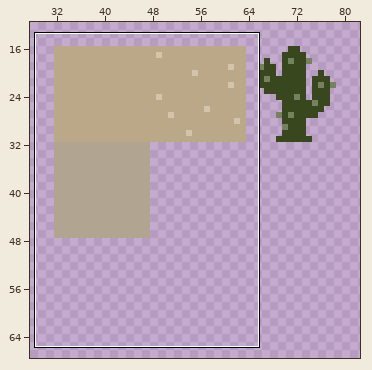
Two states of a pixel-art file, Assets/Resources/Model/Animation/Map2.aseprite. Above, an overview of the earlier version with the close-up marked.
Close-up. As it was:
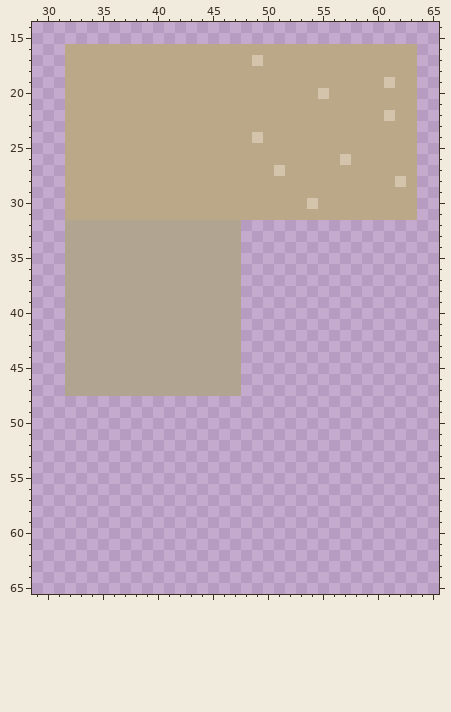
104x70 pixels, 1 frame. Shown: x 29..65, y 14..65. The wide view leaves out empty margins.
After the commit:
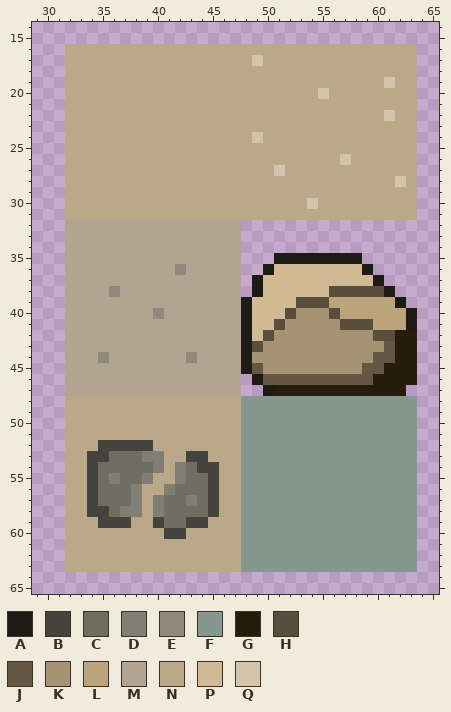
Palette (. is transparent): A #1e1b17  B #44433d  C #6f6e63  D #807f73  E #90887c  F #849890  G #261c0c  H #594d3b  J #645844  K #a69373  L #bba37b  M #b1a591  N #bba889  P #d1ba93  Q #d3c4ab
Edits made:
Colour A now appears in row 35 at x 51 to 58; in row 36 at x 50 and 59; in row 37 at x 49 and 60; in row 38 at x 49 and 61; in row 39 at x 48 and 62; in rows 40 to 41 at x 48 and 63.
Colour A now appears in rows 42 to 45 at x 48; in row 46 at x 49; in row 47 at x 50.
Colour B now appears in row 52 at x 35 to 39; in row 53 at x 34 to 35 and 43 to 44; in row 54 at x 34 and 44 to 45; in rows 55 to 57 at x 34 and 45; in row 58 at x 34 to 35 and 45; in row 59 at x 35 to 37, 40 and 43 to 44.
Colour B now appears in row 60 at x 41 to 42.
Colour C now appears in row 53 at x 36 to 38; in row 54 at x 35 to 39 and 43; in row 55 at x 35, 37 to 38 and 43 to 44; in row 56 at x 35 to 37 and 42 to 44; in row 57 at x 35 to 37, 41 to 42 and 44; in row 58 at x 36 and 41 to 44.
Colour C now appears in row 59 at x 41 to 42.
Colour D now appears in row 53 at x 39 to 40; in row 54 at x 40 and 42; in row 55 at x 36, 39 and 42; in row 56 at x 38 and 41; in row 57 at x 38, 40 and 43; in row 58 at x 37 to 38 and 40.
The author changed colour M to colour E in row 36 at x 42; in row 38 at x 36; in row 40 at x 40; in row 44 at x 35 and 43.
Colour F now appears in rows 48 to 63 at x 48 to 63.
Colour G now appears in rows 42 to 44 at x 62 to 63; in row 45 at x 61 to 63; in row 46 at x 60 to 63; in row 47 at x 51 to 62.
Colour H now appears in row 38 at x 56 to 60; in row 39 at x 53 to 55; in row 40 at x 52 and 56; in row 41 at x 51 and 57 to 59; in row 42 at x 50 and 60 to 61; in row 43 at x 49.
Colour J now appears in row 43 at x 61; in row 44 at x 60 to 61; in row 45 at x 49 and 59 to 60; in row 46 at x 50 to 59.
Colour K now appears in row 40 at x 53 to 55; in row 41 at x 52 to 56; in row 42 at x 51 to 59; in row 43 at x 50 to 60; in row 44 at x 49 to 59; in row 45 at x 50 to 58.
Colour L now appears in row 39 at x 56 to 61; in row 40 at x 57 to 62; in row 41 at x 60 to 62.
Colour N now appears in rows 48 to 51 at x 32 to 47; in row 52 at x 32 to 34 and 40 to 47; in row 53 at x 32 to 33, 41 to 42 and 45 to 47; in row 54 at x 32 to 33, 41 and 46 to 47; in row 55 at x 32 to 33, 40 to 41 and 46 to 47; in row 56 at x 32 to 33, 39 to 40 and 46 to 47.
Colour N now appears in rows 57 to 58 at x 32 to 33, 39 and 46 to 47; in row 59 at x 32 to 34, 38 to 39 and 45 to 47; in row 60 at x 32 to 40 and 43 to 47; in rows 61 to 63 at x 32 to 47.
Colour P now appears in row 36 at x 51 to 58; in row 37 at x 50 to 59; in row 38 at x 50 to 55; in row 39 at x 49 to 52; in row 40 at x 49 to 51; in row 41 at x 49 to 50.
Colour P now appears in row 42 at x 49.
